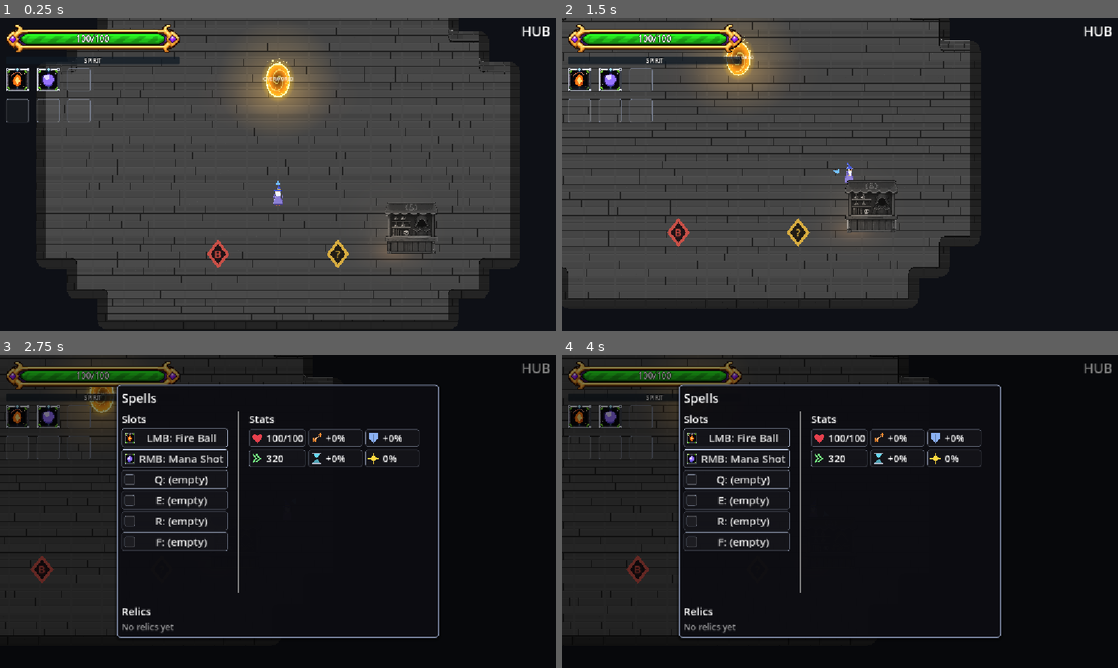
Above: before the commit, frames 1-4 (two rows, left to right).
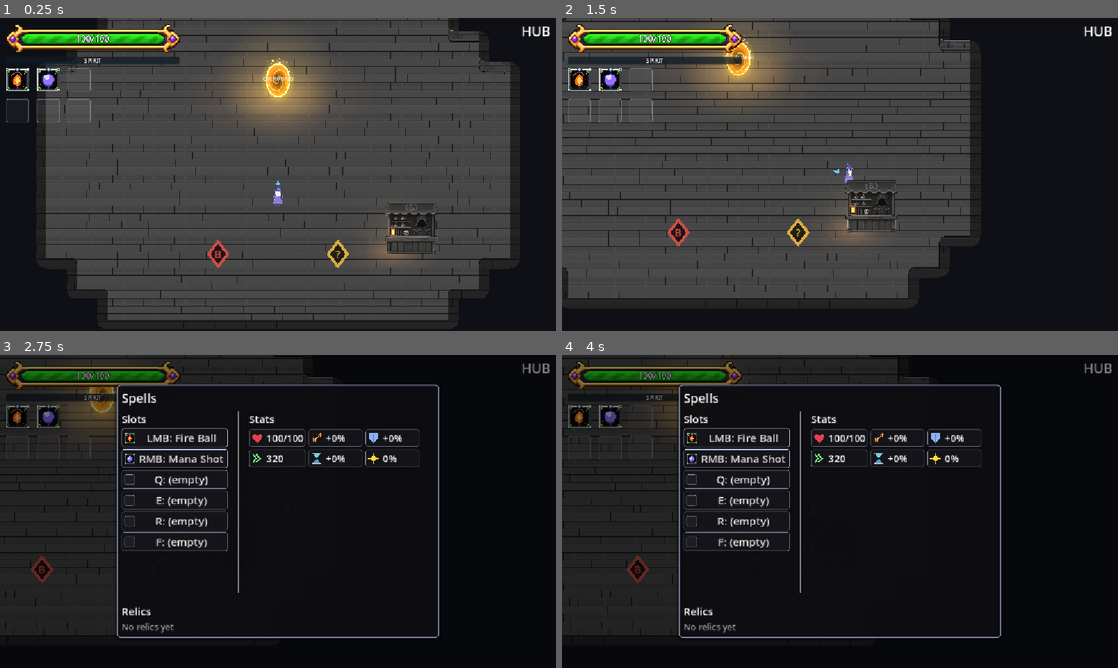
Above: after the commit, the same moments.

Repository: BestestGameStudio/gangU
Game: Godot game, scene res://game/core/main.tscn
Same seed, same stepped clock (60 frames per second), same inputs: the game is played once before the commit and once after it. Sound files missing from this copy of the repository are replaced by a short silence.
Inputs (mouse positions are in pixels of both pictures, inside the frame that each line leads up to):
- Up to frame 1 (0.25 s): no input
- Up to frame 2 (1.5 s): tap Enter at 0.5 s; move the mouse to (962, 158) at 0.52 s; hold D (move_right) 0.53-1.25 s; hold Space (cast) 0.53-1.25 s; click (962, 158) at 0.67 s; drag from (728, 190) to (756, 58) at 1.27 s
- Up to frame 3 (2.75 s): move the mouse to (333, 442) at 2.02 s; hold D (move_right) from 2.03 s (still down); hold Tab (equip_panel) from 2.03 s (still down)
- Up to frame 4 (4 s): release D (move_right) at 2.75 s; release Tab (equip_panel) at 2.75 s; drag from (812, 574) to (600, 570) at 2.77 s; move the mouse to (1006, 558) at 3.52 s; hold A (move_left) from 3.53 s (still down); tap C (use_consumable) at 3.6 s

The runs differ from the first frame. In frame 1, 0.4% of the frame differs, in the area x 45-72%, y 21-76%; in frame 2, 0.4%; in frame 3, less than 0.1%; in frame 4, less than 0.1%.

Commit message:
Keep shop lantern above counter and soften wider floor pools

Diff:
--- a/game/world/hub_lights.gd
+++ b/game/world/hub_lights.gd
@@ -6,6 +6,7 @@
 var _lamp_light: PointLight2D
 
 func _ready() -> void:
+	z_index = 1 # Draw the counter lantern above the shop sprite.
 	var gradient := Gradient.new()
 	gradient.offsets = PackedFloat32Array([0.0, 0.2, 0.55, 1.0])
 	gradient.colors = PackedColorArray([Color(1, 1, 1, 0.65),
@@ -17,8 +18,8 @@
 	texture.fill = GradientTexture2D.FILL_RADIAL
 	texture.fill_from = Vector2(0.5, 0.5)
 	texture.fill_to = Vector2(1, 0.5)
-	_portal_pool = _pool(texture, Vector2(576, 272), Vector2(1.35, 0.66), 0.30)
-	_pool(texture, Vector2(814, 596), Vector2(0.72, 0.36), 0.25)
+	_portal_pool = _pool(texture, Vector2(576, 272), Vector2(1.60, 0.80), 0.55)
+	_pool(texture, Vector2(814, 596), Vector2(0.86, 0.44), 0.42)
 	_lamp_light = PointLight2D.new()
 	_lamp_light.position = Vector2(814, 556)
 	_lamp_light.texture = texture
@@ -34,6 +35,7 @@
 	pool.texture = texture
 	pool.position = at
 	pool.scale = spread
+	pool.z_as_relative = false
 	pool.z_index = -70 # Above brick, below every prop and actor.
 	pool.modulate = Color(1.0, 0.52, 0.18, alpha)
 	var material := CanvasItemMaterial.new()
@@ -55,5 +57,5 @@
 func _process(delta: float) -> void:
 	_time += delta
 	var pulse := 1.0 + 0.025 * sin(_time * 2.0)
-	_portal_pool.modulate.a = 0.30 * pulse
+	_portal_pool.modulate.a = 0.55 * pulse
 	_lamp_light.energy = 0.55 * (1.0 + 0.018 * sin(_time * 3.1))
